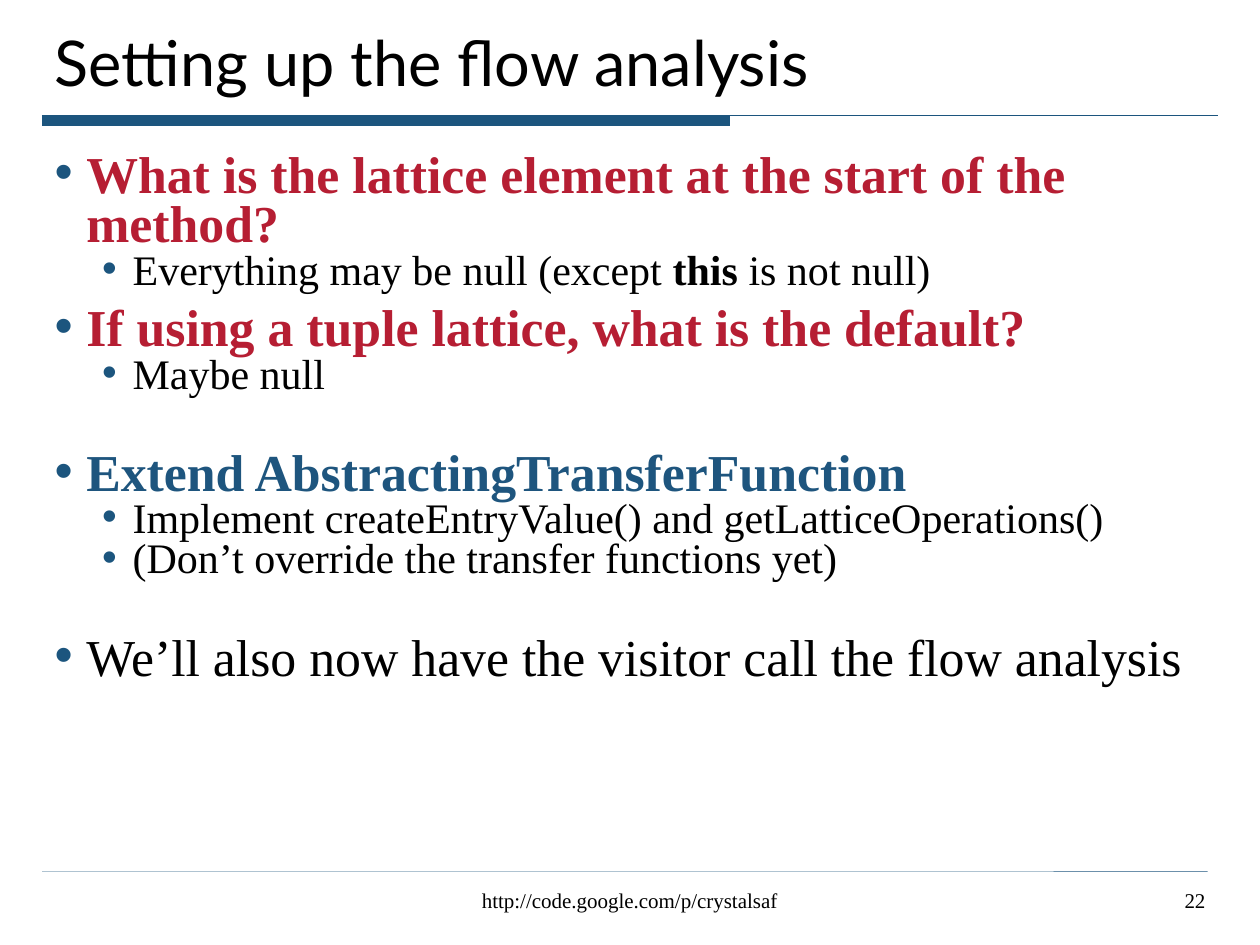
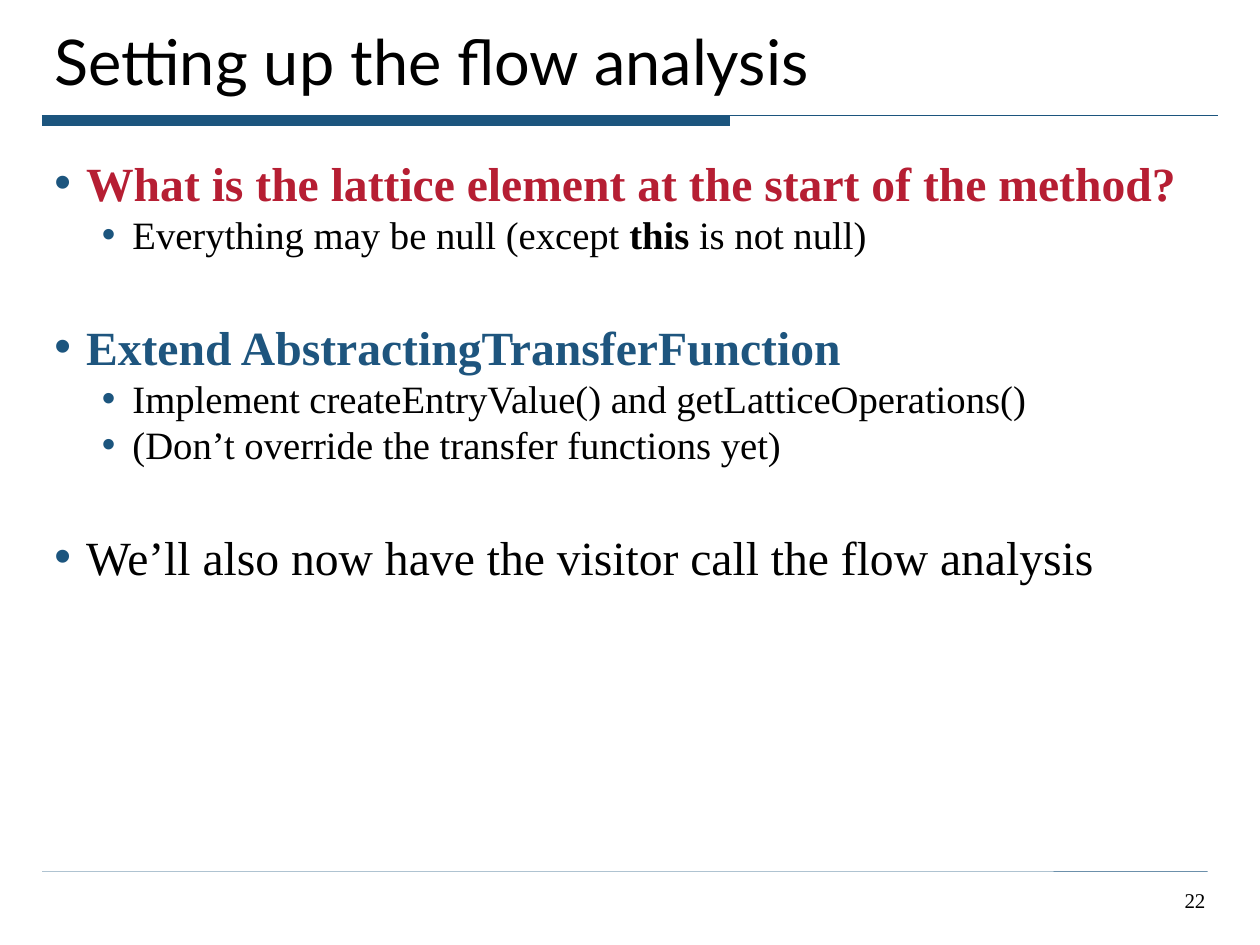
Before and after one commit to ciera/crystalsaf, a slide deck: slide 22 of TutorialExamples/CrystalTutorial.ppt. Drawn at 1260x945 pixels with LibreOffice and Linux fonts; fonts in the diff are those of the drawing. Boxes give left, top, right and bottom in pixels: in the first picture for what was removed or moved away, otherwise in the second. Text is boxed around its words. In the diff, an @@ line names an element or a change of style, - is before the commit and + after.

```diff
--- a/TutorialExamples/CrystalTutorial.ppt
+++ b/TutorialExamples/CrystalTutorial.ppt
@@ text "What is the lattice element ..." at box(86, 167, 1175, 585): size 29.6 to 27.2 pt in "What is the lattice element at the ...", "Extend AbstractingTransferFunction", "We’ll also now have the visitor call ..."; size 24.1 to 22.1 pt in "Everything may be null (except this is ...", "Implement createEntryValue() and getLatticeOperations()", "(Don’t override the transfer functions yet)"; line spacing 0.8 to 1 @@
@@ text at box(86, 309, 1025, 398): paragraphs removed @@
-• If using a tuple lattice, what is the default?
-  • Maybe null
@@ text removed at box(482, 893, 778, 913) @@
-http://code.google.com/p/crystalsaf
```
Also in this commit, not shown: 35 other slides changed, 2 slides added.
